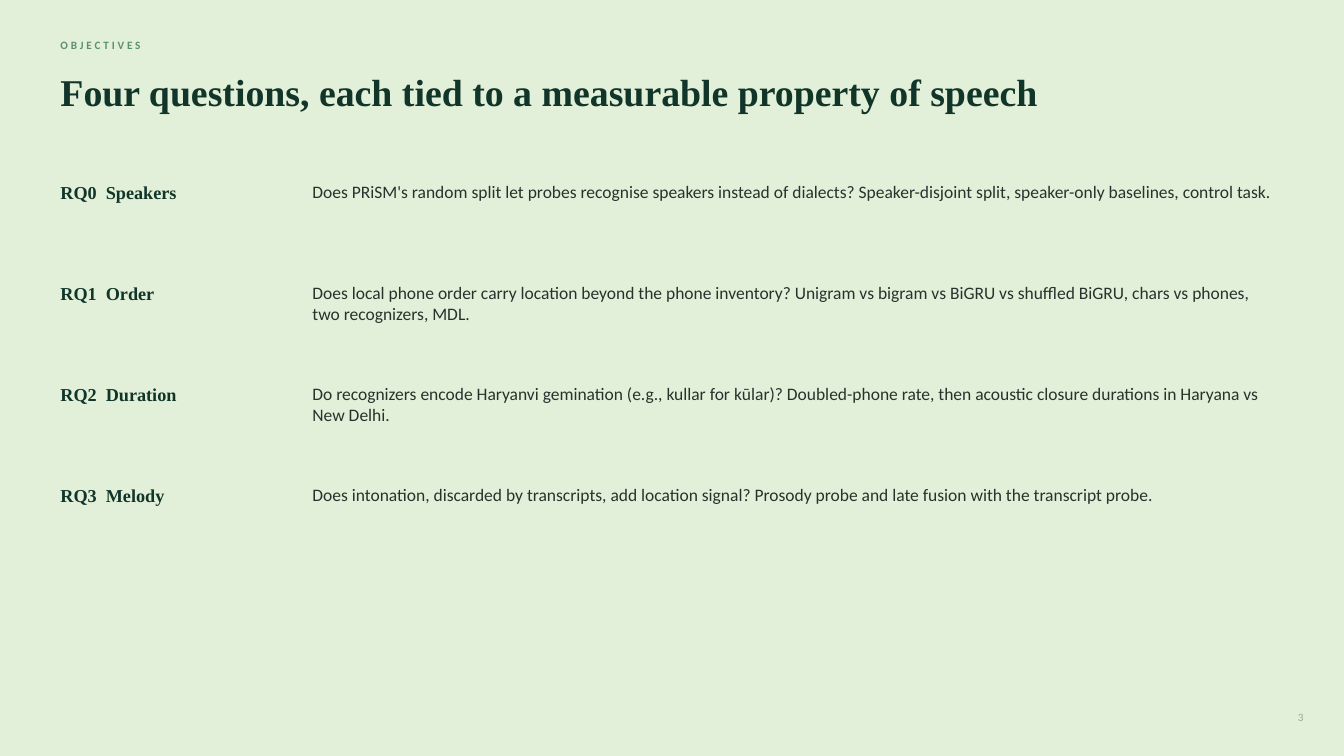
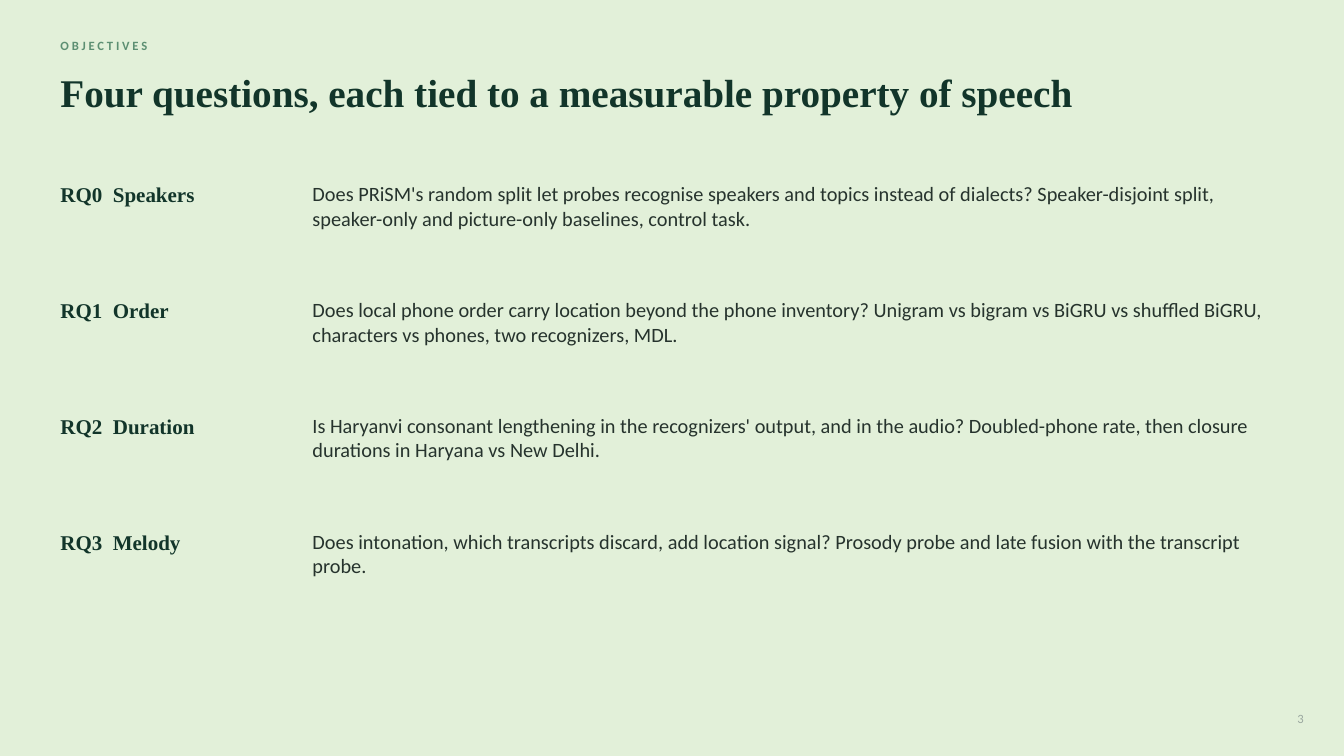
Before and after one commit to unignoramus11/sal-project, a slide deck: slide 3 of slides/mid/mid_evaluation.pptx. Drawn at 1344x756 pixels with LibreOffice and Linux fonts; fonts in the diff are those of the drawing. Boxes give left, top, right and bottom in pixels: in the first picture for what was removed or moved away, otherwise in the second. Text is boxed around its words. In the diff, an @@ line names an element or a change of style, - is before the commit and + after.

```diff
--- a/slides/mid/mid_evaluation.pptx
+++ b/slides/mid/mid_evaluation.pptx
@@ text "OBJECTIVES" at (60, 42, 147, 50): size 8 to 9 pt @@
@@ text "Four questions, each tied to ..." at (60, 79, 1072, 115): size 27 to 28 pt @@
@@ text at (312, 187, 1214, 230): text changed; size 12.5 to 14.5 pt @@
-Does PRiSM's random split let probes recognise speakers instead of dialects? Speaker-disjoint split, speaker-only baselines, control task.
+Does PRiSM's random split let probes recognise speakers and topics instead of dialects? Speaker-disjoint split, speaker-only and picture-only baselines, control task.
@@ text "RQ1 Order": place and size @@
-text "RQ1 Order" at (60, 287, 154, 303)
+text "RQ1 Order" at (60, 303, 169, 322)
@@ text at (312, 303, 1261, 346): text changed; size 12.5 to 14.5 pt @@
-Does local phone order carry location beyond the phone inventory? Unigram vs bigram vs BiGRU vs shuffled BiGRU, chars vs phones, two recognizers, MDL.
+Does local phone order carry location beyond the phone inventory? Unigram vs bigram vs BiGRU vs shuffled BiGRU, characters vs phones, two recognizers, MDL.
@@ text "RQ2 Duration": place and size @@
-text "RQ2 Duration" at (60, 388, 177, 404)
+text "RQ2 Duration" at (60, 419, 195, 438)
@@ text at (312, 419, 1247, 461): text changed; size 12.5 to 14.5 pt @@
-Do recognizers encode Haryanvi gemination (e.g., kullar for kūlar)? Doubled-phone rate, then acoustic closure durations in Haryana vs New Delhi.
+Is Haryanvi consonant lengthening in the recognizers' output, and in the audio? Doubled-phone rate, then closure durations in Haryana vs New Delhi.
@@ size 13 to 15 pt in 4 elements at (60, 187, 195, 207), (60, 303, 169, 322), (60, 419, 195, 438), (60, 535, 181, 554) @@
@@ text "RQ3 Melody": place and size @@
-text "RQ3 Melody" at (60, 489, 165, 506)
+text "RQ3 Melody" at (60, 535, 181, 554)
@@ text at (312, 535, 1240, 577): text changed; size 12.5 to 14.5 pt @@
-Does intonation, discarded by transcripts, add location signal? Prosody probe and late fusion with the transcript probe.
+Does intonation, which transcripts discard, add location signal? Prosody probe and late fusion with the transcript probe.
@@ text "3" at (1297, 715, 1303, 723): size 8 to 9 pt @@
```
Also in this commit, not shown: 14 other slides changed, 6 slides added, 2 slides removed, 6 other files.
